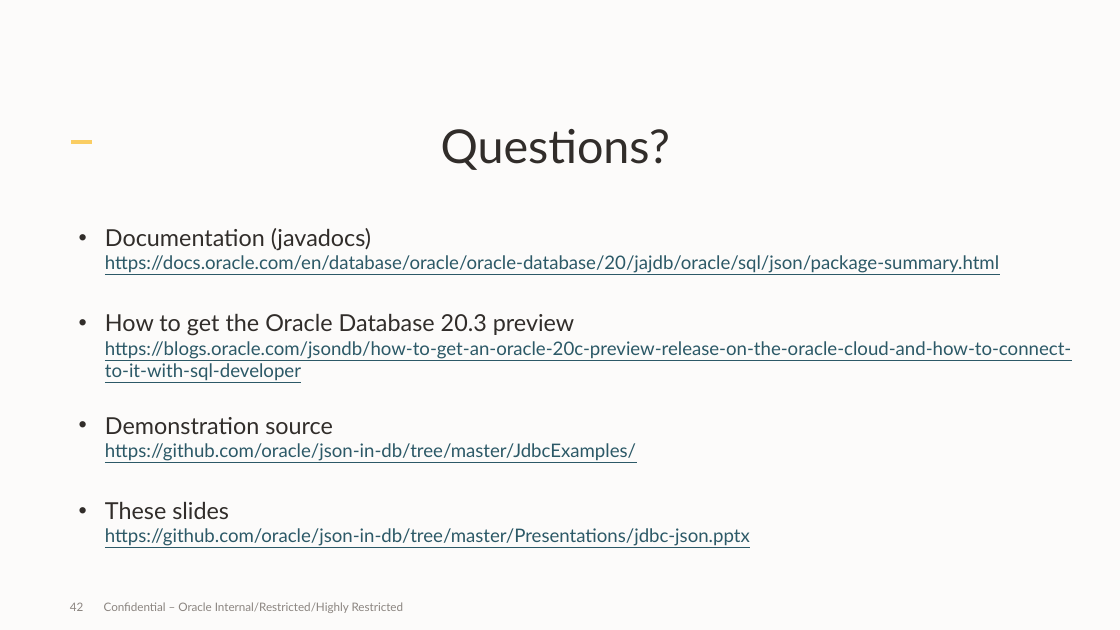
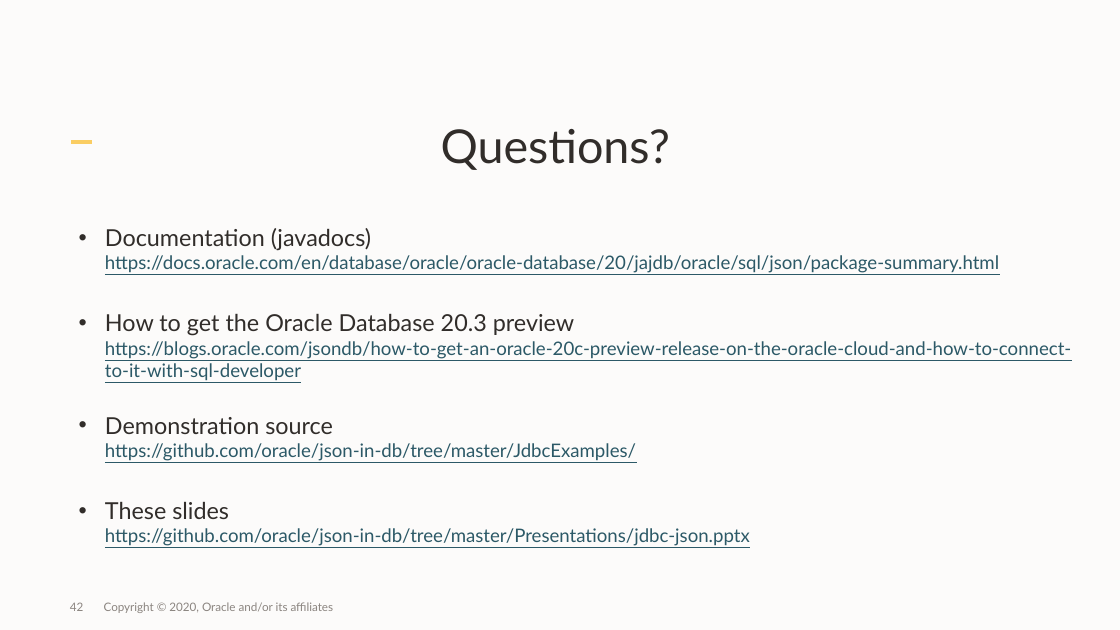
Before and after one commit to oracle/json-in-db, a slide deck: slide 42 of Presentations/jdbc-json.pptx. Drawn at 1120x630 pixels with LibreOffice and Linux fonts; fonts in the diff are those of the drawing; background and template pictures are left out. Boxes give left, top, right and bottom in pixels: in the first picture for what was removed or moved away, otherwise in the second. Text is boxed around its words. In the diff, an @@ line names an element or a change of style, - is before the commit and + after.

```diff
--- a/Presentations/jdbc-json.pptx
+++ b/Presentations/jdbc-json.pptx
@@ text at box(104, 602, 334, 613): text changed @@
-Confidential – Oracle Internal/Restricted/Highly Restricted
+Copyright © 2020, Oracle and/or its affiliates
```
Also in this commit, not shown: 24 other slides changed.
